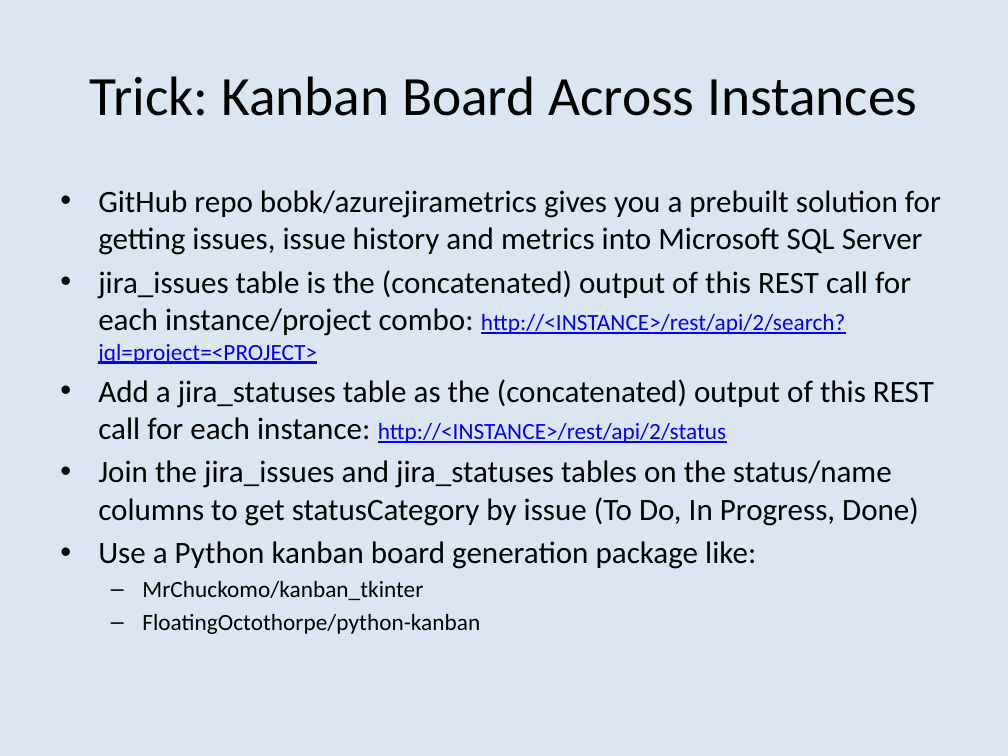
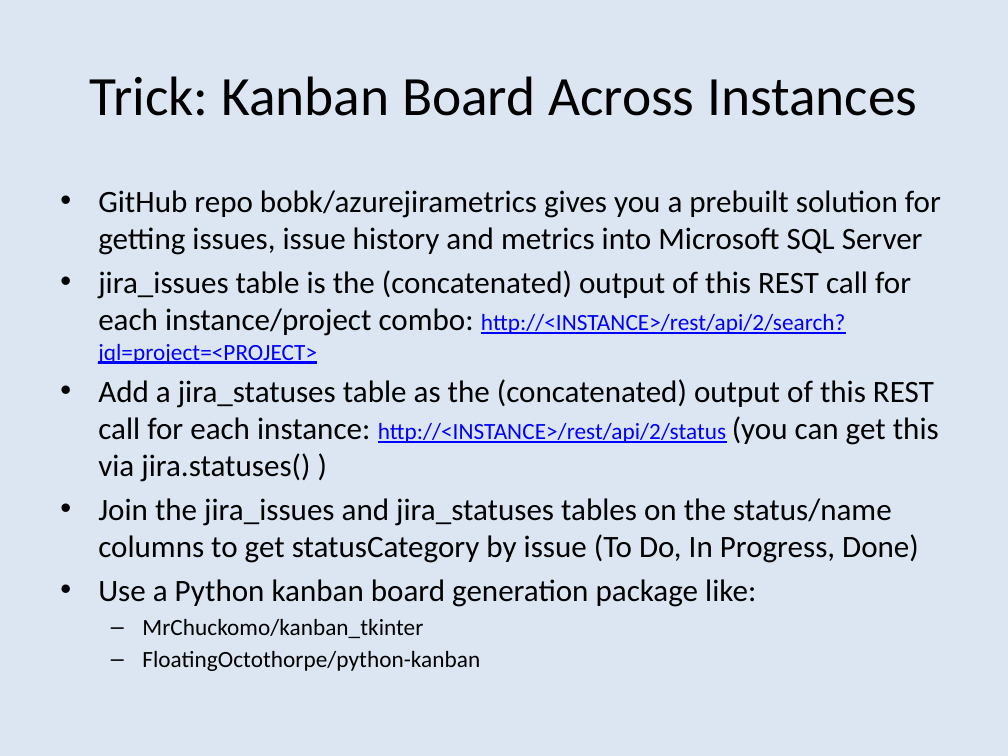
Before and after one commit to bobk/jirapresentations, a slide deck: slide 14 of Jira Epic Thoughts and Jira Agile Tips and Tricks 1.pptx. Drawn at 1008x756 pixels with LibreOffice and Linux fonts; fonts in the diff are those of the drawing. Boxes give left, top, right and bottom in pixels: in the first picture for what was removed or moved away, otherwise in the second. Text is boxed around its words. In the diff, an @@ line names an element or a change of style, - is before the commit and + after.

Commit message:
JIRAMETRICS-7 additional small text tweaks

```diff
--- a/Jira Epic Thoughts and Jira Agile Tips and Tricks 1.pptx
+++ b/Jira Epic Thoughts and Jira Agile Tips and Tricks 1.pptx
@@ text at [98,379,939,482]: text changed @@
-• Add a jira_statuses table as the (concatenated) output of this REST call for each instance: http://<INSTANCE>/rest/api/2/status
+• Add a jira_statuses table as the (concatenated) output of this REST call for each instance: http://<INSTANCE>/rest/api/2/status (you can get this via jira.statuses() )
```
Also in this commit, not shown: 1 other slide changed.
